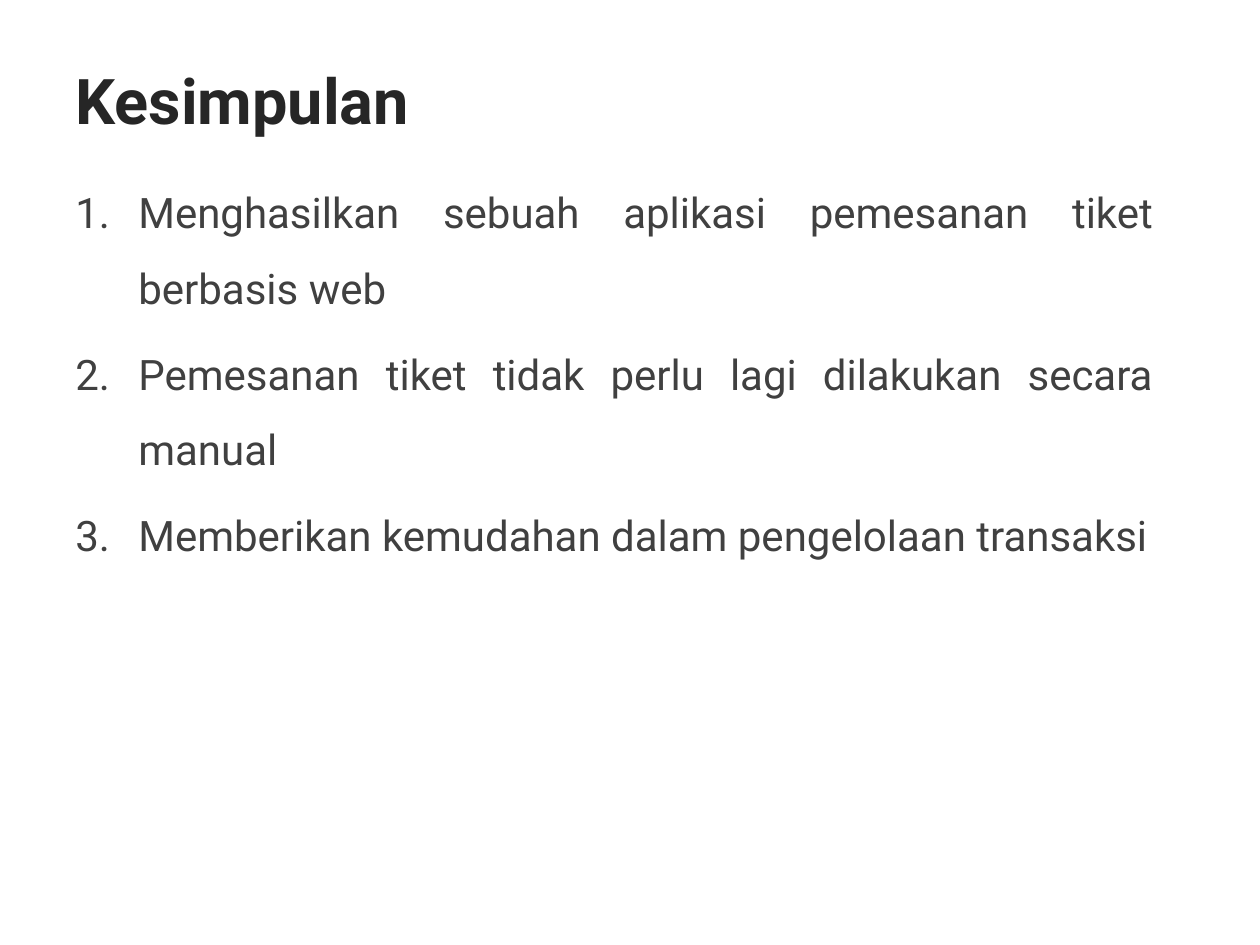
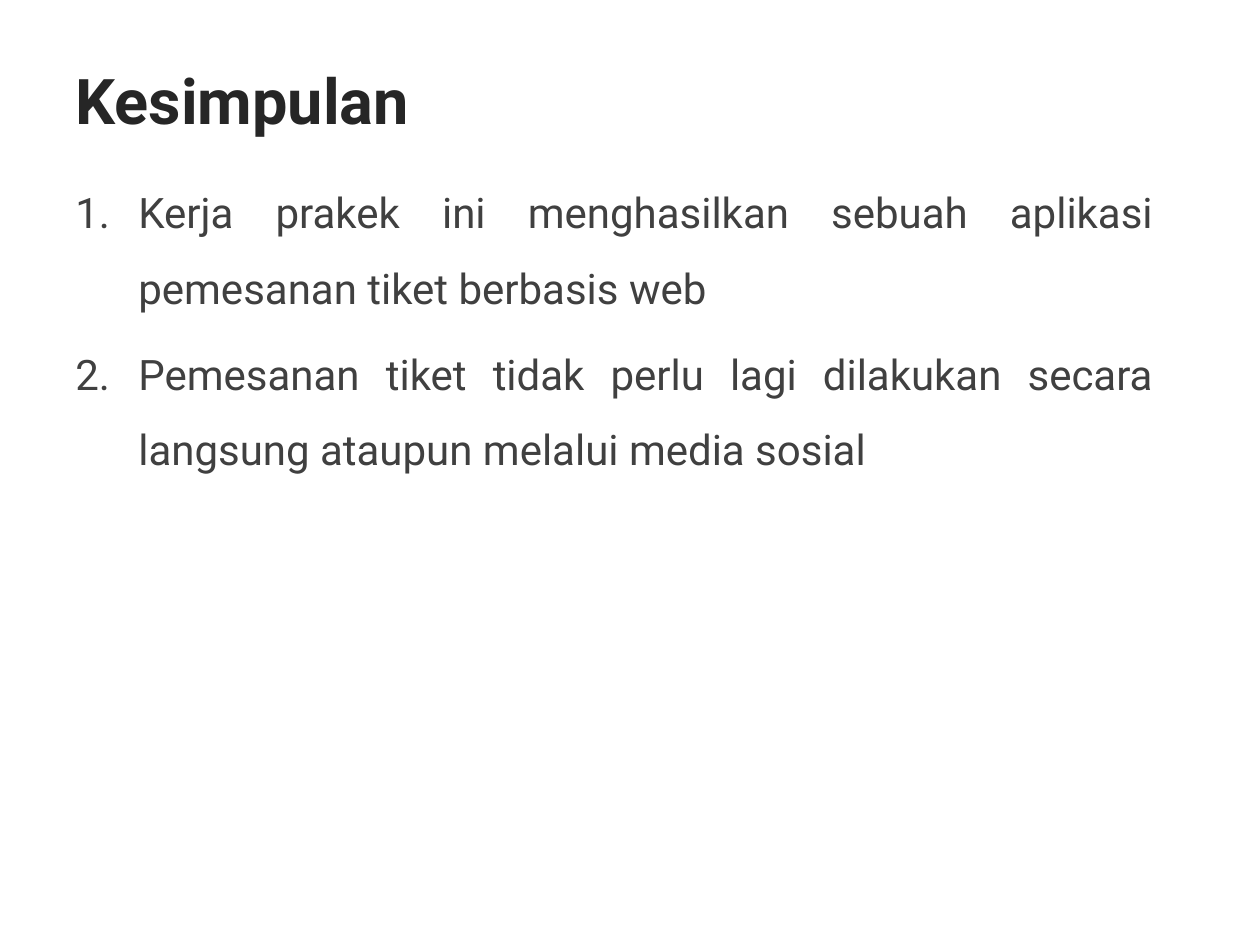
Before and after one commit to F13nd-RifanAlamsyah/lap_kp, a slide deck: slide 11 of PPT Kp RifanSinta.ppt. Drawn at 1260x945 pixels with LibreOffice and Linux fonts; fonts in the diff are those of the drawing; background and template pictures are left out. Boxes give left, top, right and bottom in pixels: in the first picture for what was removed or moved away, otherwise in the second. Text is boxed around its words. In the diff, an @@ line names an element or a change of style, - is before the commit and + after.

Commit message:
ppt fix

```diff
--- a/PPT Kp RifanSinta.ppt
+++ b/PPT Kp RifanSinta.ppt
@@ text at (138,196,1153,474): text changed @@
-1. Menghasilkan sebuah aplikasi pemesanan tiket berbasis web
-2. Pemesanan tiket tidak perlu lagi dilakukan secara manual
-3. Memberikan kemudahan dalam pengelolaan transaksi
+1. Kerja prakek ini menghasilkan sebuah aplikasi pemesanan tiket berbasis web
+2. Pemesanan tiket tidak perlu lagi dilakukan secara langsung ataupun melalui media sosial
```
Also in this commit, not shown: 5 other slides changed, 1 slide added, 1 slide removed.
